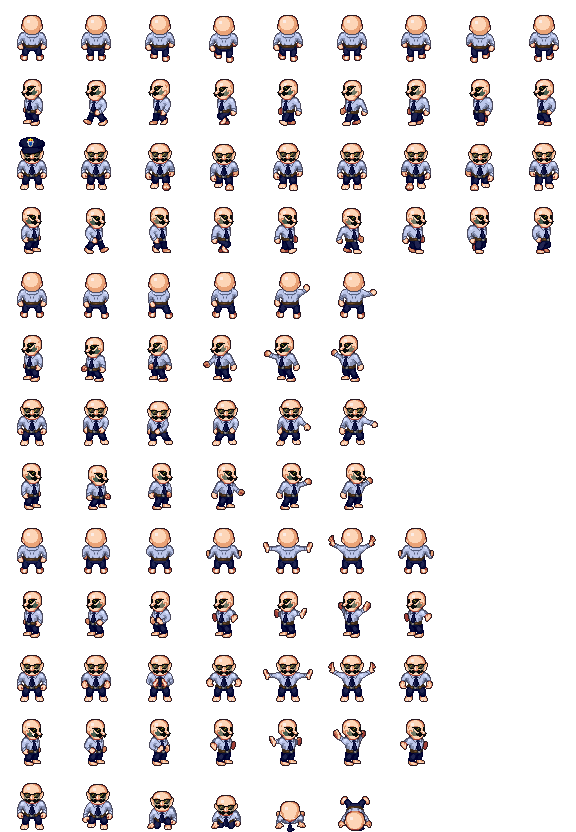
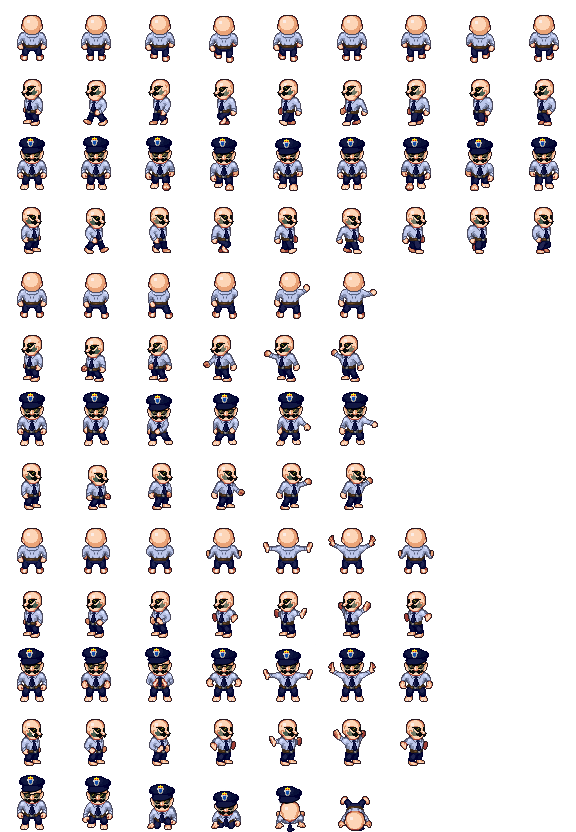
Comparing the layer stacks of the two 576×832 images. Changes:
painted on "MergedCap" over [18, 131, 557, 809]
